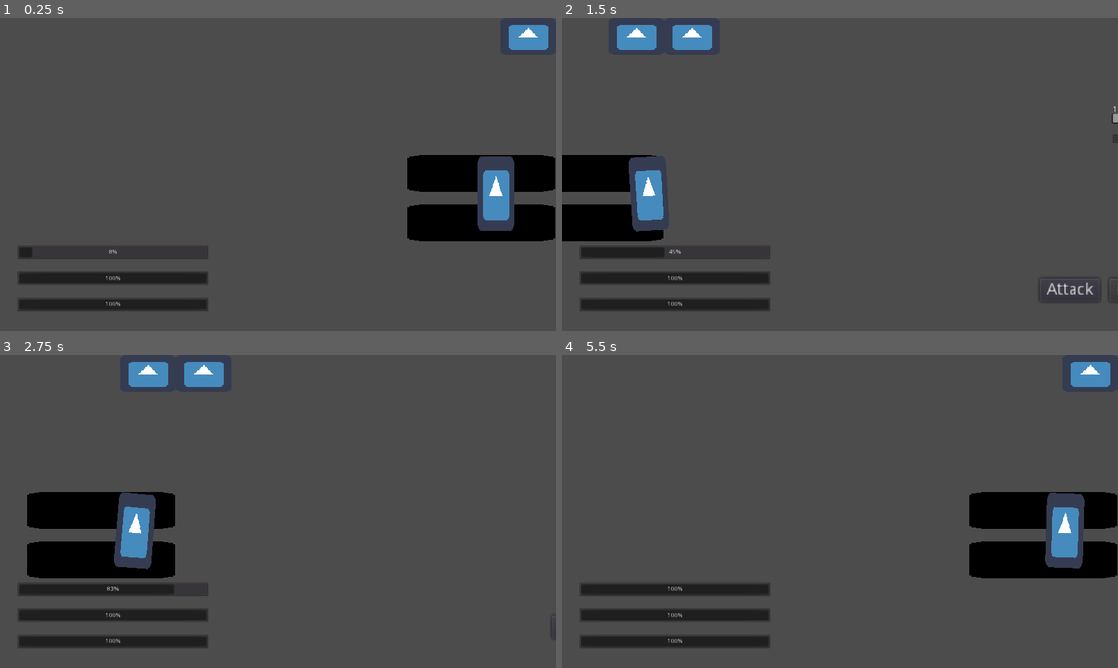
Above: before the commit, frames 1-4 (two rows, left to right).
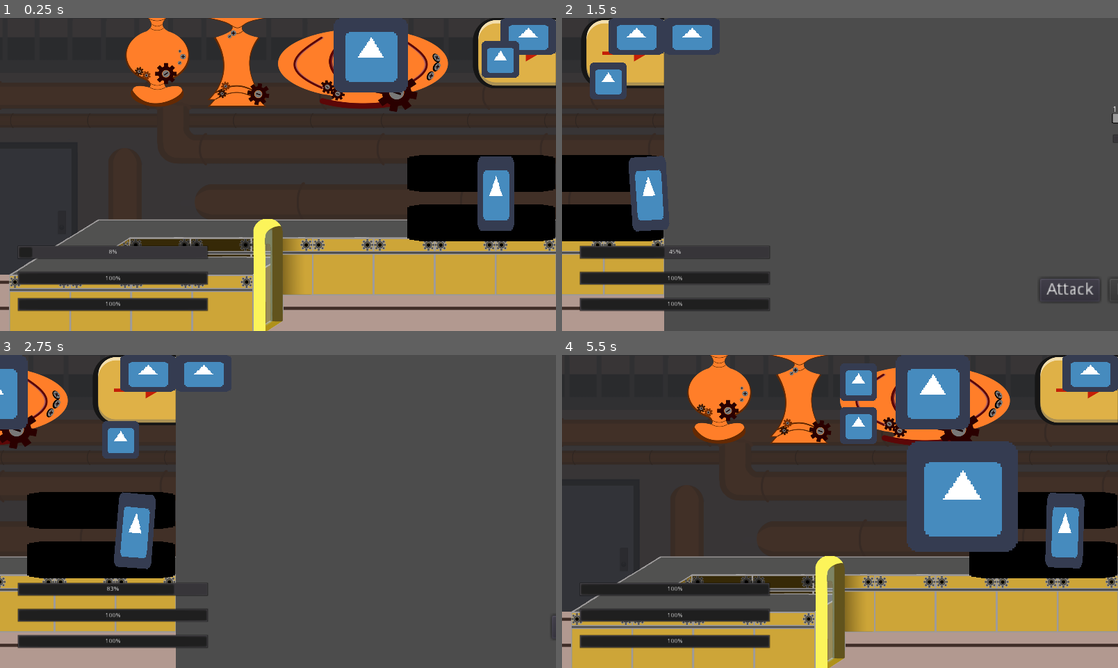
Above: after the commit, the same moments.

Repository: RubenMR99/ldjam-43
Game: Godot game, scene res://Scenes/Game.tscn
The game is run twice, just before and just after one commit, with the same random seed, the same clock (stepped at 60 frames per second) and the same inputs. The project has no main scene, so this scene is started directly. The engine's default icon, where the game draws it, is replaced by a stand-in: a white triangle on a blue panel in a dark square.
Inputs (mouse positions are in pixels of both pictures, inside the frame that each line leads up to):
- Up to frame 1 (0.25 s): no input
- Up to frame 2 (1.5 s): click (1090, 36) at 0.5 s; click (767, 36) at 1.25 s
- Up to frame 3 (2.75 s): click (350, 373) at 2 s
- Up to frame 4 (5.5 s): click (767, 373) at 2.75 s; click (912, 373) at 3.5 s; click (767, 373) at 4.25 s; move the mouse to (962, 495) at 5.02 s; press the mouse at (962, 495) at 5.03 s

The runs differ from the first frame. In frame 1, 66% of the frame differs, in the area x 0-100%, y 0-100%; in frame 2, 9.5%; in frame 3, 17%; in frame 4, 65%.

Commit message:
0.5

Diff:
--- a/project/Scenes/Game.tscn
+++ b/project/Scenes/Game.tscn
@@ -1,9 +1,10 @@
-[gd_scene load_steps=8 format=2]
+[gd_scene load_steps=9 format=2]
 
 [ext_resource path="res://Scenes/Game.gd" type="Script" id=1]
 [ext_resource path="res://Scenes/field.tscn" type="PackedScene" id=2]
 [ext_resource path="res://icon.png" type="Texture" id=3]
 [ext_resource path="res://Scenes/Player.tscn" type="PackedScene" id=4]
+[ext_resource path="res://Scenes/fabrica.tscn" type="PackedScene" id=5]
 
 [sub_resource type="CircleShape2D" id=1]
 
@@ -262,6 +263,8 @@
 anims/moure_esquerra = SubResource( 3 )
 blend_times = [  ]
 
+[node name="Node" parent="." index="6" instance=ExtResource( 5 )]
+
 [connection signal="pressed" from="factoryButton" to="." method="_on_factoryButton_pressed"]
 
 [connection signal="pressed" from="fieldButton" to="." method="_on_fieldButton_pressed"]
--- /dev/null
+++ b/project/Scenes/fabrica.gd
@@ -0,0 +1,19 @@
+extends Node
+
+# class member variables go here, for example:
+# var a = 2
+# var b = "textvar"
+
+func _ready():
+	# Called when the node is added to the scene for the first time.
+	# Initialization here
+	pass
+
+func _process(delta):
+#	# Called every frame. Delta is time since last frame.
+#	# Update game logic here.
+	pass
+
+func _on_Caldero_body_entered(body):
+	print(body)
+	body.eliminar();
--- /dev/null
+++ b/project/Scenes/fabrica.tscn
@@ -0,0 +1,83 @@
+[gd_scene load_steps=8 format=2]
+
+[ext_resource path="res://Scenes/fabrica.gd" type="Script" id=1]
+[ext_resource path="res://Scenes/persona.tscn" type="PackedScene" id=2]
+[ext_resource path="res://Scripts/Tuberia.gd" type="Script" id=3]
+[ext_resource path="res://icon.png" type="Texture" id=4]
+[ext_resource path="res://Sprites/fabrica.png" type="Texture" id=5]
+
+[sub_resource type="RectangleShape2D" id=1]
+
+custom_solver_bias = 0.0
+extents = Vector2( 256, 256 )
+
+[sub_resource type="RectangleShape2D" id=2]
+
+custom_solver_bias = 0.0
+extents = Vector2( 32, 32 )
+
+[node name="Node" type="Node" index="0"]
+
+script = ExtResource( 1 )
+
+[node name="Persona Random" parent="." index="0" instance=ExtResource( 2 )]
+
+position = Vector2( 1728, 128 )
+
+[node name="Caldero" type="Area2D" parent="." index="1"]
+
+position = Vector2( 1664, 960 )
+input_pickable = true
+gravity_vec = Vector2( 0, 1 )
+gravity = 98.0
+linear_damp = 0.1
+angular_damp = 1.0
+audio_bus_override = false
+audio_bus_name = "Master"
+
+[node name="CollisionShape2D" type="CollisionShape2D" parent="Caldero" index="0"]
+
+position = Vector2( 0, -128 )
+shape = SubResource( 1 )
+
+[node name="Tuberia" type="Area2D" parent="." index="2"]
+
+position = Vector2( 1280, 128 )
+scale = Vector2( 4, 4 )
+input_pickable = false
+gravity_vec = Vector2( 0, 1 )
+gravity = 98.0
+linear_damp = 0.1
+angular_damp = 1.0
+audio_bus_override = false
+audio_bus_name = "Master"
+script = ExtResource( 3 )
+_sections_unfolded = [ "Pickable" ]
+__meta__ = {
+"_edit_group_": true
+}
+
+[node name="Sprite" type="Sprite" parent="Tuberia" index="0"]
+
+texture = ExtResource( 4 )
+
+[node name="CollisionShape2D" type="CollisionShape2D" parent="Tuberia" index="1"]
+
+shape = SubResource( 2 )
+
+[node name="Position2D" type="Position2D" parent="Tuberia" index="2"]
+
+position = Vector2( -64, -16 )
+scale = Vector2( 0.25, 0.25 )
+
+[node name="Sprite" type="Sprite" parent="." index="3"]
+
+z_index = -4096
+texture = ExtResource( 5 )
+centered = false
+_sections_unfolded = [ "Offset", "Z Index" ]
+__meta__ = {
+"_edit_lock_": true
+}
+
+[connection signal="body_entered" from="Caldero" to="." method="_on_Caldero_body_entered"]
--- a/project/Scenes/monigote.tscn
+++ /dev/null
@@ -1,64 +0,0 @@
-[gd_scene load_steps=5 format=2]
-
-[ext_resource path="res://Scripts/monigote.gd" type="Script" id=1]
-[ext_resource path="res://icon.png" type="Texture" id=2]
-
-[sub_resource type="RectangleShape2D" id=1]
-
-custom_solver_bias = 0.0
-extents = Vector2( 64, 64 )
-
-[sub_resource type="RectangleShape2D" id=2]
-
-custom_solver_bias = 0.0
-extents = Vector2( 256, 256 )
-
-[node name="Node" type="Node" index="0"]
-
-[node name="KinematicBody2D" type="KinematicBody2D" parent="." index="0"]
-
-position = Vector2( 896, 320 )
-input_pickable = true
-collision_layer = 1
-collision_mask = 1
-collision/safe_margin = 0.08
-script = ExtResource( 1 )
-_sections_unfolded = [ "Collision", "Pickable", "collision" ]
-__meta__ = {
-"_edit_group_": true
-}
-
-[node name="Sprite" type="Sprite" parent="KinematicBody2D" index="0"]
-
-scale = Vector2( 2, 2 )
-texture = ExtResource( 2 )
-_sections_unfolded = [ "Transform" ]
-
-[node name="CollisionShape2D" type="CollisionShape2D" parent="KinematicBody2D" index="1"]
-
-shape = SubResource( 1 )
-_sections_unfolded = [ "Transform" ]
-
-[node name="Area2D" type="Area2D" parent="." index="1"]
-
-position = Vector2( 1664, 960 )
-input_pickable = true
-gravity_vec = Vector2( 0, 1 )
-gravity = 98.0
-linear_damp = 0.1
-angular_damp = 1.0
-audio_bus_override = false
-audio_bus_name = "Master"
-
-[node name="CollisionShape2D" type="CollisionShape2D" parent="Area2D" index="0"]
-
-position = Vector2( 0, -128 )
-shape = SubResource( 2 )
-
-[connection signal="mouse_entered" from="KinematicBody2D" to="KinematicBody2D" method="_on_KinematicBody2D_mouse_entered"]
-
-[connection signal="mouse_exited" from="KinematicBody2D" to="KinematicBody2D" method="_on_KinematicBody2D_mouse_exited"]
-
-[connection signal="body_shape_entered" from="Area2D" to="KinematicBody2D" method="_on_Area2D_body_shape_entered"]
-
-[connection signal="body_shape_exited" from="Area2D" to="KinematicBody2D" method="_on_Area2D_body_shape_exited"]
--- /dev/null
+++ b/project/Scenes/persona.tscn
@@ -0,0 +1,37 @@
+[gd_scene load_steps=4 format=2]
+
+[ext_resource path="res://Scripts/monigote.gd" type="Script" id=1]
+[ext_resource path="res://icon.png" type="Texture" id=2]
+
+[sub_resource type="RectangleShape2D" id=1]
+
+custom_solver_bias = 0.0
+extents = Vector2( 64, 64 )
+
+[node name="KinematicBody2D" type="KinematicBody2D"]
+
+position = Vector2( 64, 64 )
+input_pickable = true
+collision_layer = 1
+collision_mask = 1
+collision/safe_margin = 0.08
+script = ExtResource( 1 )
+_sections_unfolded = [ "Collision", "Pickable", "Transform", "collision" ]
+__meta__ = {
+"_edit_group_": true
+}
+
+[node name="Sprite" type="Sprite" parent="." index="0"]
+
+scale = Vector2( 2, 2 )
+texture = ExtResource( 2 )
+_sections_unfolded = [ "Transform" ]
+
+[node name="CollisionShape2D" type="CollisionShape2D" parent="." index="1"]
+
+shape = SubResource( 1 )
+_sections_unfolded = [ "Transform" ]
+
+[connection signal="mouse_entered" from="." to="." method="_on_KinematicBody2D_mouse_entered"]
+
+[connection signal="mouse_exited" from="." to="." method="_on_KinematicBody2D_mouse_exited"]
--- a/project/Scripts/GlobalVar.gd
+++ b/project/Scripts/GlobalVar.gd
@@ -1,5 +1,8 @@
 extends Node
 
+const MAX_PERSONAS = 5
+
+var contador_personas = 0
 var meat_rec;
 var fat_rec;
 var blood_rec;
--- /dev/null
+++ b/project/Scripts/Tuberia.gd
@@ -0,0 +1,14 @@
+extends Area2D
+
+const PERSONA = preload("res://Scenes/persona.tscn");
+var temps = 0
+const temps_entre_generar = 150
+
+func _physics_process(delta):
+	temps = temps + 1
+	if (temps >= temps_entre_generar and GlobalVar.contador_personas < GlobalVar.MAX_PERSONAS):
+		temps = 0
+		var pers_nova = PERSONA.instance()
+		GlobalVar.contador_personas += 1
+		get_parent().add_child(pers_nova)
+		pers_nova.position = $Position2D.global_position
--- a/project/Scripts/monigote.gd
+++ b/project/Scripts/monigote.gd
@@ -1,5 +1,6 @@
 extends KinematicBody2D
 
+var movent = true
 var asobre = false
 var clicant = false
 var clicant_ant = false
@@ -15,13 +16,11 @@
 var pos_calderon = Vector2()
 
 func _on_KinematicBody2D_mouse_entered():
-	print("entra del moñeco")
 	asobre = true
 	clicant_ant = false
 
 
 func _on_KinematicBody2D_mouse_exited():
-	print("fora del moñeco")
 	if (not clicant):
 		asobre = false
 
@@ -31,33 +30,39 @@
 		next_scale = scale_1
 	else:
 		next_scale = scale_d
+
 	if (asobre and clicant):
-		position = get_global_mouse_position()
-		next_scale = scale_2
+		agafar()
 		clicant_ant = true
 	elif(asobre and clicant_ant):
 		deixat_anar = true
-		print("has deixat anar")
+
 	if (deixat_anar and not entra_deixar):
-		position.y = lerp(position.y, pos_inicial.y, 0.1);
-		position.x = lerp(position.x, pos_inicial.x, 0.1);
-		#position = pos_inicial
-		if(position.y == pos_inicial.y):
-			deixat_anar = false;
+		deixar_anar()
 	elif(entra_deixar and not clicant):
-		print("sweet spot")
+		eliminar()
+
 	scale.y = lerp(scale.y, next_scale.y, 0.2);
 	scale.x = lerp(scale.x, next_scale.x, 0.2);
-	if (not clicant and not deixat_anar):
+
+	if (movent):
 		pos_inicial = position
+		position.y = position.y + 1
 
+func agafar():
+	position = get_global_mouse_position()
+	next_scale = scale_2
 
-func _on_Area2D_body_shape_entered(body_id, body, body_shape, area_shape):
-	entra_deixar = true
-	print("dentro area")
+func deixar_anar():
+	position.y = lerp(position.y, pos_inicial.y, 0.1);
+	position.x = lerp(position.x, pos_inicial.x, 0.1);
+	#position = pos_inicial
+	if(position.y  == pos_inicial.y):
+		deixat_anar = false;
 
-
-func _on_Area2D_body_shape_exited(body_id, body, body_shape, area_shape):
-
-	entra_deixar = false
-	print("fora area")
+func eliminar():
+	if (not clicant):
+		print("sweet spot")
+		queue_free()
+		entra_deixar = false
+		GlobalVar.contador_personas -= 1
--- a/project/project.godot
+++ b/project/project.godot
@@ -24,7 +24,7 @@
 window/size/test_width=640
 window/size/test_height=360
 window/stretch/mode="2d"
-window/stretch/aspect="keep_height"
+window/stretch/aspect="keep"
 
 [input]
 
Binary file added: project/Sprites/fabrica.png
Not shown, added: project/Sprites/fabrica.png.import
